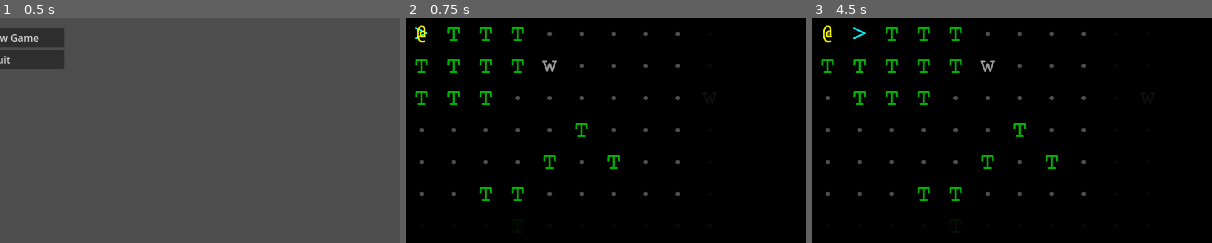
Above: before the commit, frames 1-3 (left to right).
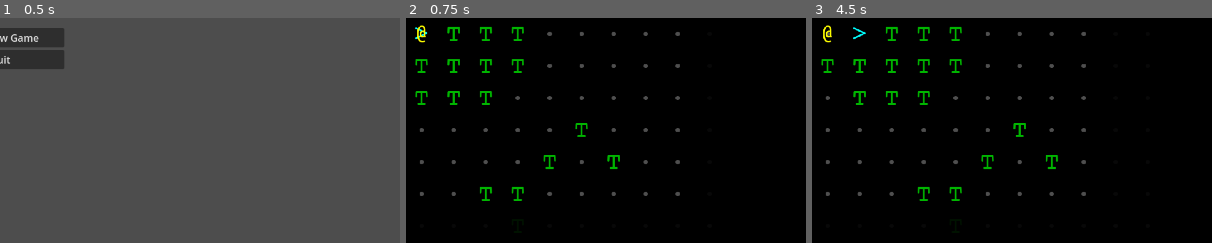
Above: after the commit, the same moments.

Repository: stevenraines/underkingdom-godot-cc
Game: Godot game, scene res://scenes/main.tscn
Two runs of this game, one before a commit and one after it. Both use one fixed random seed, a clock stepped at 60 frames per second and the inputs below.
Inputs:
- Up to frame 1 (0.5 s): no input
- Up to frame 2 (0.75 s): click "Start New Game" at 0.5 s
- Up to frame 3 (4.5 s): tap Enter at 1.25, 2.75, 4.25 s; hold Right (ui_right) 1.28-2.03 s; tap Space at 2, 3.5 s; hold Down (ui_down) 2.03-2.78 s; hold Right (ui_right) 2.78-3.53 s; hold Up (ui_up) 3.53-4.28 s; hold Left (ui_left) from 4.28 s (still down)
The pictures show only the part of the screen within x 50-100%, y 50-100%; the shares and areas given below are measured in that part.

Frame 1 is identical in both runs. In frame 2, 0.1% of the frame differs, in the area x 34-38%, y 18-24%; in frame 3, 0.1%.

Commit message:
feat: Update ASCII rendering system to support extended ASCII tileset; refactor tile mapping and color handling

Diff:
--- a/rendering/ascii_renderer.gd
+++ b/rendering/ascii_renderer.gd
@@ -14,43 +14,26 @@
 @onready var camera: Camera2D = $Camera
 
 # Tile ID mappings (char -> index in tileset)
-# Unicode tileset: 32 columns, characters indexed sequentially
-# Basic Latin (ASCII 32-126) are first 95 characters (indices 0-94)
-# To get coordinates: col = index % 32, row = index / 32
-const TILES_PER_ROW = 32
-
-# Helper function to get tile index from ASCII character code
-func _ascii_to_index(ascii_code: int) -> int:
-	# ASCII 32-126 are indices 0-94
-	return ascii_code - 32
-
-var tile_map: Dictionary = {
-	"@": _ascii_to_index(64),   # Player (ASCII 64, @)
-	".": _ascii_to_index(46),   # Floor (ASCII 46, .)
-	"#": _ascii_to_index(35),   # Wall (ASCII 35, #)
-	"+": _ascii_to_index(43),   # Door (ASCII 43, +)
-	">": _ascii_to_index(62),   # Stairs down (ASCII 62, >)
-	"<": _ascii_to_index(60),   # Stairs up (ASCII 60, <)
-	"T": _ascii_to_index(84),   # Tree (ASCII 84, T)
-	"~": _ascii_to_index(126),  # Water (ASCII 126, ~)
-	"r": _ascii_to_index(114),  # Grave Rat (ASCII 114, r)
-	"W": _ascii_to_index(87),   # Barrow Wight (ASCII 87, W)
-	"w": _ascii_to_index(119),  # Woodland Wolf (ASCII 119, w)
-}
-
-# Color mapping for tiles
-var tile_colors: Dictionary = {
-	"@": Color(1.0, 1.0, 0.0),          # Yellow - Player
-	".": Color(0.31, 0.31, 0.31),      # Dark Gray - Floor (80/255)
-	"#": Color(0.78, 0.78, 0.78),      # Light Gray - Wall (200/255)
+# Extended ASCII tileset: 16 columns, 256 characters (0-255)
+# Characters indexed sequentially: col = index % 16, row = index / 16
+const TILES_PER_ROW = 16
+
+# Helper function to get tile index from character
+# Extended ASCII: 0-255 map directly to indices 0-255
+func _char_to_index(character: String) -> int:
+	if character.is_empty():
+		return 0
+	return character.unicode_at(0)
+
+# Default terrain colors (tiles should define their own colors)
+var default_terrain_colors: Dictionary = {
+	".": Color(0.31, 0.31, 0.31),      # Dark Gray - Floor
+	"#": Color(0.78, 0.78, 0.78),      # Light Gray - Wall
 	"+": Color(0.6, 0.4, 0.2),         # Brown - Door
 	">": Color(0.0, 1.0, 1.0),         # Cyan - Stairs down
 	"<": Color(0.0, 1.0, 1.0),         # Cyan - Stairs up
-	"T": Color(0.0, 0.71, 0.0),        # Green - Tree (180/255)
+	"T": Color(0.0, 0.71, 0.0),        # Green - Tree
 	"~": Color(0.2, 0.4, 1.0),         # Blue - Water
-	"r": Color(0.55, 0.27, 0.07),      # Brown - Grave Rat
-	"W": Color(0.27, 1.0, 0.27),       # Green - Barrow Wight
-	"w": Color(0.63, 0.63, 0.63),      # Gray - Woodland Wolf
 }
 
 var visible_tiles: Array[Vector2i] = []
@@ -125,14 +108,14 @@
 	var image = Image.create(atlas_width, atlas_height, false, Image.FORMAT_RGBA8)
 	image.fill(Color(0, 0, 0, 0))  # Transparent background
 
-	# Draw each character in grid layout
+	# Draw each character in grid layout (all white for runtime coloring)
 	for i in range(chars.size()):
 		var c = chars[i]
 		var col = i % tiles_per_row
 		var row = i / tiles_per_row
 		var x_offset = col * TILE_SIZE
 		var y_offset = row * TILE_SIZE
-		var color = tile_colors.get(c, Color(0.78, 0.78, 0.78))  # Default light gray
+		var color = Color.WHITE  # All white - colors applied at runtime
 		_draw_char_to_image(image, c, x_offset, y_offset, color)
 
 	return ImageTexture.create_from_image(image)
@@ -188,17 +171,17 @@
 	if not terrain_layer:
 		return
 
-	# Get the tile index from tile_map, or calculate from ASCII code
-	var tile_index = tile_map.get(tile_type, 14)  # Default to floor (ASCII 46, index 14)
+	# Get the tile index from the character directly
+	var tile_index = _char_to_index(tile_type)
 
 	# Convert linear index to grid coordinates (16 columns)
-	var col = tile_index % 16
-	var row = tile_index / 16
+	var col = tile_index % TILES_PER_ROW
+	var row = tile_index / TILES_PER_ROW
 
 	terrain_layer.set_cell(position, 0, Vector2i(col, row))
 
 	# Set color modulation for this tile
-	var tile_color = tile_colors.get(tile_type, Color.WHITE)
+	var tile_color = default_terrain_colors.get(tile_type, Color.WHITE)
 	terrain_modulated_cells[position] = tile_color
 	terrain_layer.notify_runtime_tile_data_update()
 
@@ -207,12 +190,12 @@
 	if not entity_layer:
 		return
 
-	# Get the tile index from tile_map, or calculate from ASCII code
-	var tile_index = tile_map.get(entity_type, 32)  # Default to @ (player, ASCII 64, index 32)
+	# Get the tile index from the character directly
+	var tile_index = _char_to_index(entity_type)
 
 	# Convert linear index to grid coordinates (16 columns)
-	var col = tile_index % 16
-	var row = tile_index / 16
+	var col = tile_index % TILES_PER_ROW
+	var row = tile_index / TILES_PER_ROW
 
 	entity_layer.set_cell(position, 0, Vector2i(col, row))
 
--- a/scenes/game.tscn
+++ b/scenes/game.tscn
@@ -27,7 +27,7 @@
 script = ExtResource("5")
 
 [node name="Camera" type="Camera2D" parent="ASCIIRenderer"]
-enabled = true
+zoom = Vector2(0.5, 0.5)
 
 [node name="InputHandler" type="Node" parent="."]
 script = ExtResource("3")
@@ -35,13 +35,12 @@
 [node name="HUD" type="CanvasLayer" parent="."]
 
 [node name="TopBar" type="ColorRect" parent="HUD"]
-offset_left = 0.0
-offset_top = 0.0
 offset_right = 1280.0
 offset_bottom = 45.0
 color = Color(0, 0, 0, 0.9)
 
 [node name="CharacterInfo" type="Label" parent="HUD/TopBar"]
+layout_mode = 0
 offset_left = 10.0
 offset_top = 5.0
 offset_right = 400.0
@@ -49,6 +48,7 @@
 text = "Player, Harvest Dawn 6th of Nivvum Ut"
 
 [node name="StatusLine" type="Label" parent="HUD/TopBar"]
+layout_mode = 0
 offset_left = 10.0
 offset_top = 22.0
 offset_right = 1270.0
@@ -63,6 +63,7 @@
 color = Color(0, 0, 0, 0.9)
 
 [node name="LocationLabel" type="Label" parent="HUD/RightSidebar"]
+layout_mode = 0
 offset_left = 10.0
 offset_top = 10.0
 offset_right = 180.0
@@ -70,6 +71,7 @@
 text = "Location"
 
 [node name="MessageLog" type="RichTextLabel" parent="HUD/RightSidebar"]
+layout_mode = 0
 offset_left = 10.0
 offset_top = 140.0
 offset_right = 180.0
@@ -83,15 +85,14 @@
 anchor_top = 1.0
 anchor_right = 1.0
 anchor_bottom = 1.0
-offset_left = 0.0
 offset_top = -45.0
 offset_right = -190.0
-offset_bottom = 0.0
 grow_horizontal = 2
 grow_vertical = 0
 color = Color(0, 0, 0, 0.9)
 
 [node name="ActiveEffects" type="Label" parent="HUD/BottomBar"]
+layout_mode = 0
 offset_left = 10.0
 offset_top = 5.0
 offset_right = 600.0
@@ -99,10 +100,12 @@
 text = "ACTIVE EFFECTS:"
 
 [node name="Abilities" type="HBoxContainer" parent="HUD/BottomBar"]
+layout_mode = 0
 offset_left = 10.0
 offset_top = 22.0
 offset_right = 1070.0
 offset_bottom = 42.0
 
 [node name="Ability1" type="Label" parent="HUD/BottomBar/Abilities"]
+layout_mode = 2
 text = "A  Sprint off <Num Del>"
Binary file added: rendering/tilesets/ascii_charmap.txt
Binary file changed: rendering/tilesets/ascii_tileset.png
Not shown, added: rendering/tilesets/unicode_tileset.png.import
Not shown: 1 places in scenes/game.tscn that only renumber resources
Not shown, changed: rendering/generate_ascii_tileset.py
